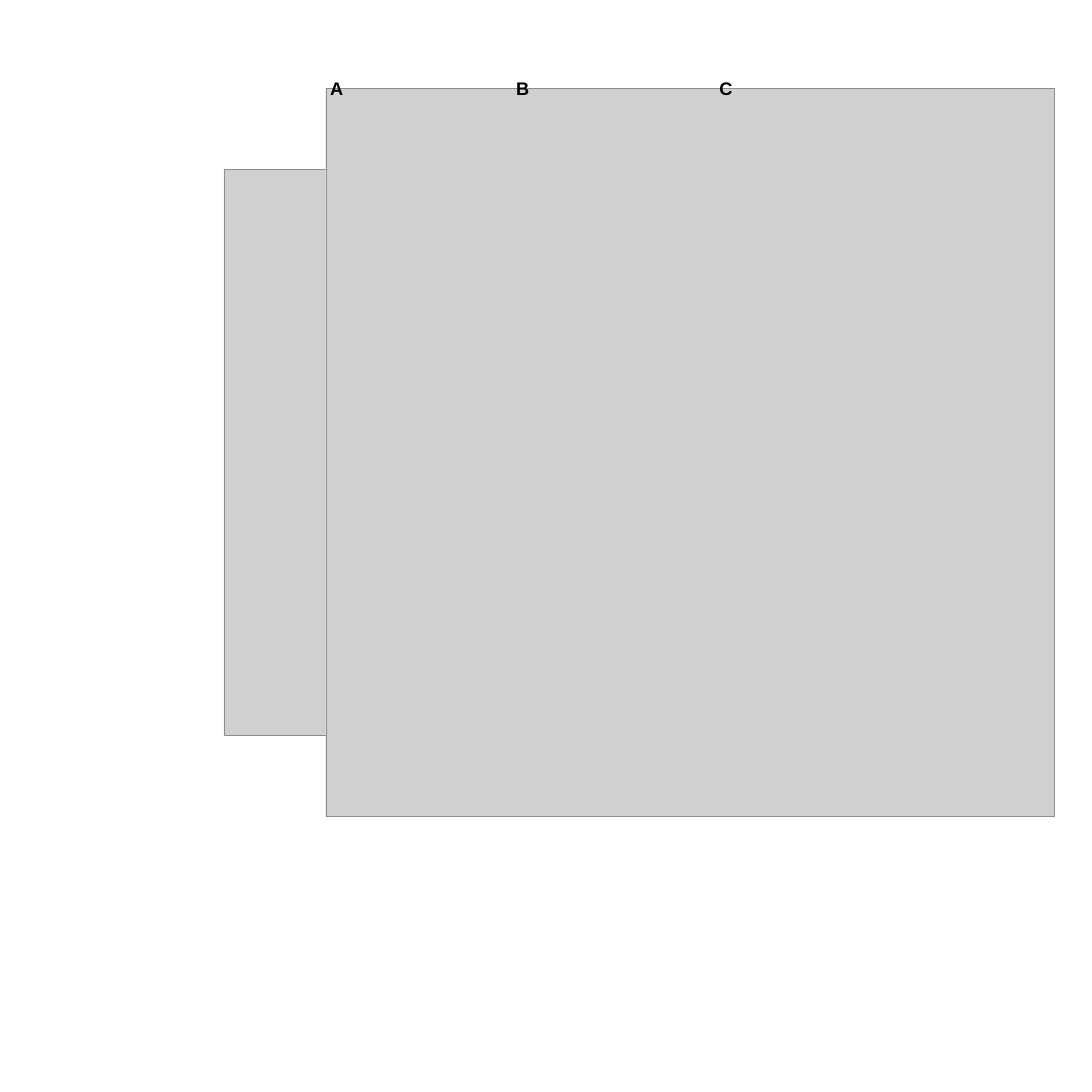
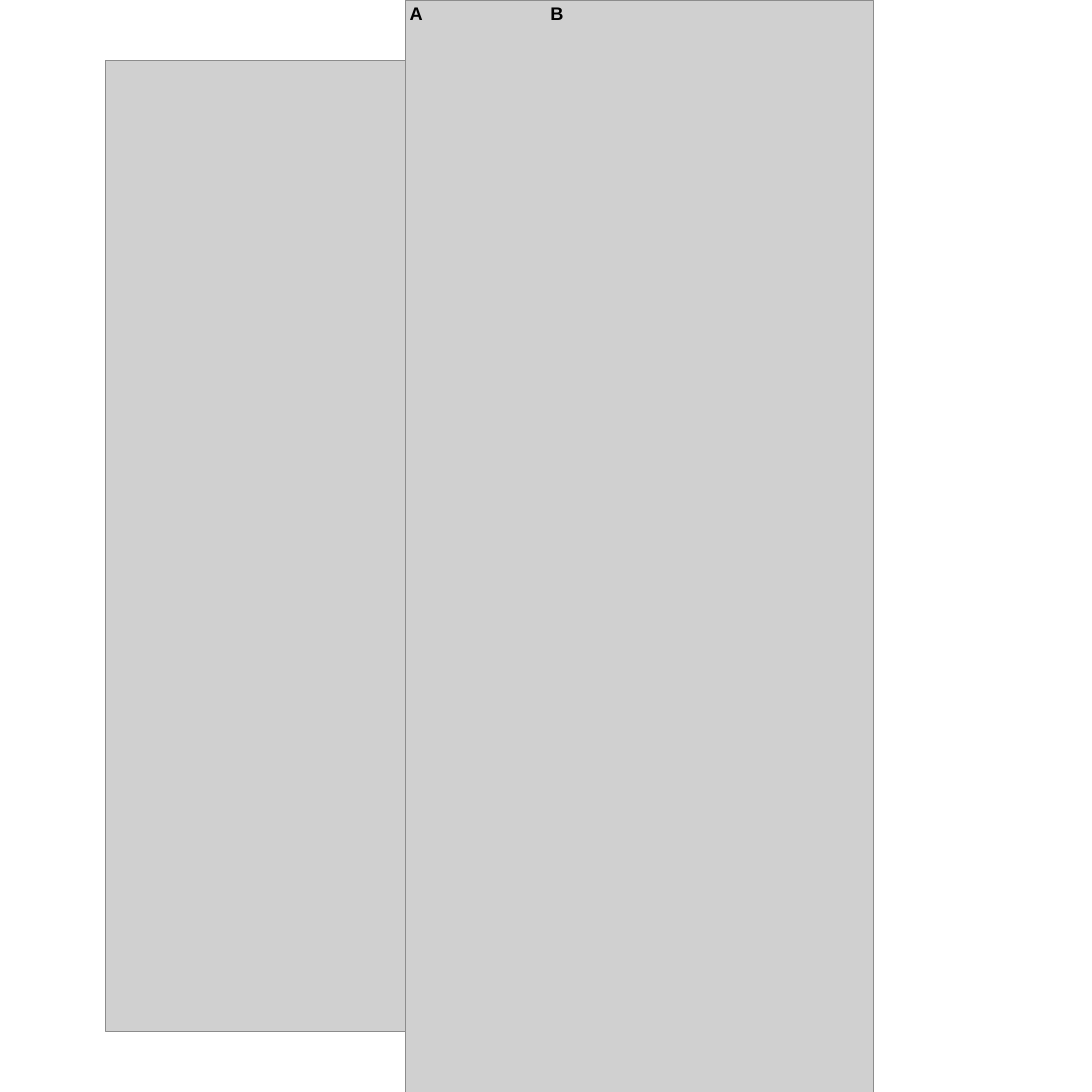
Before and after one commit to jon-mah/demo_for_ccgb, a slide deck: slide 17 of Summary/figures.pptx (slide 19 before the commit). Drawn at 1092x1092 pixels with LibreOffice and Linux fonts; fonts in the diff are those of the drawing; grey boxes stand for pictures. Boxes give left, top, right and bottom in pixels: in the first picture for what was removed or moved away, otherwise in the second. Text is boxed around its words. In the diff, an @@ line names an element or a change of style, - is before the commit and + after.

```diff
--- a/Summary/figures.pptx
+++ b/Summary/figures.pptx
@@ text "A": place and size @@
-text "A" at bbox=[330, 81, 343, 95]
+text "A" at bbox=[410, 7, 423, 20]
@@ picture added at bbox=[405, 0, 873, 1092] @@
@@ text "B": place and size @@
-text "B" at bbox=[516, 81, 529, 95]
+text "B" at bbox=[550, 7, 563, 20]
@@ picture added at bbox=[106, 61, 405, 1031] @@
@@ picture removed at bbox=[326, 88, 1054, 816] @@
@@ text removed at bbox=[719, 81, 732, 95] @@
-C
@@ picture removed at bbox=[224, 169, 325, 735] @@
```
Also in this commit, not shown: 2 slides removed, 7 other files.
